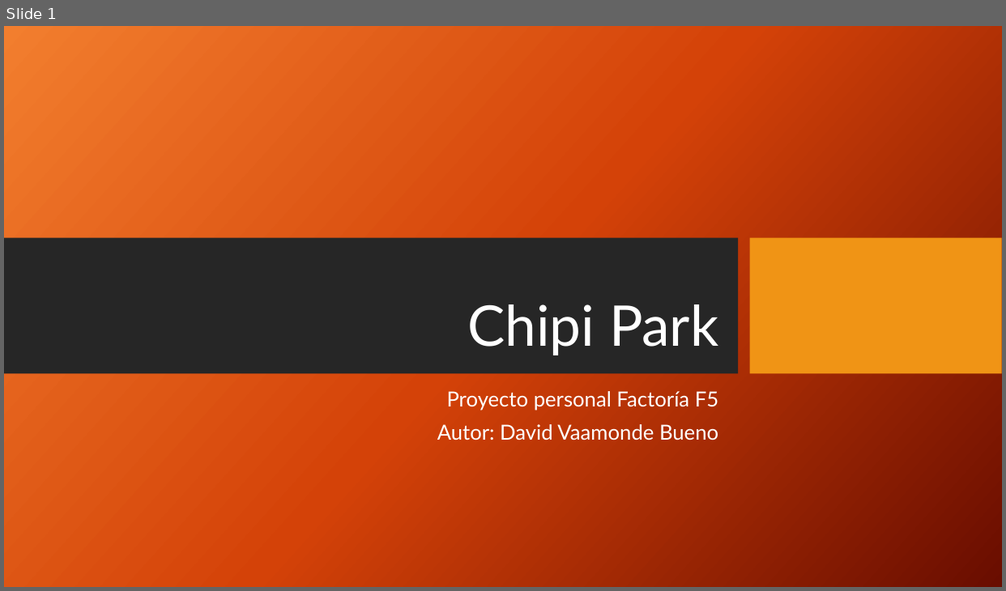
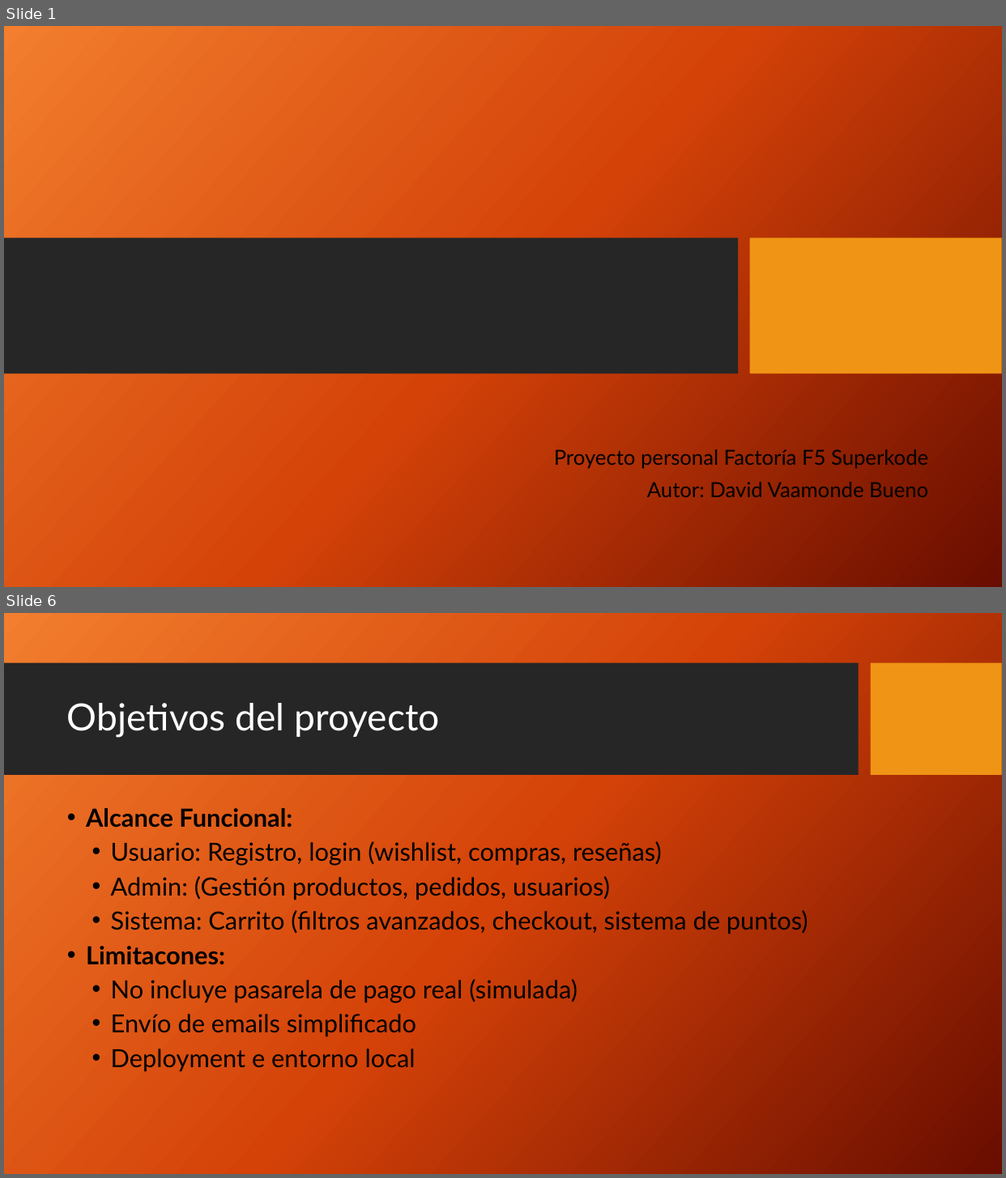
Before and after one commit to DavidLapi/Chipi-Park, a slide deck: Documentation/Chipi Park.pptx. Shown one above the other, each under a label of ours: slide 1 before the commit, slides 1 and 6 after it; the slides between them are not shown. The pictures are 1006x591 and 1006x1178 pixels, drawn with LibreOffice and Linux fonts; fonts in the diff are those of the drawing; background and template pictures are left out. Boxes give left, top, right and bottom in pixels: in the first picture for what was removed or moved away, otherwise in the second. Text is boxed around its words. In the diff, an @@ line names an element or a change of style, - is before the commit and + after.

```diff
--- a/Documentation/Chipi Park.pptx
+++ b/Documentation/Chipi Park.pptx
@@ slide 6 added at [4, 613, 1002, 1174], background picture (left out) @@
@@ rectangle added at [4, 663, 859, 776], fill #262626 @@
@@ rectangle added at [871, 663, 1002, 776], fill #F09415 @@
@@ title added at [67, 703, 439, 738], 36 pt, text #FFFFFF @@
+Objetivos del proyecto
@@ text added at [86, 808, 808, 1072], 24 pt, text #000000 @@
+• Alcance Funcional:
+• Usuario: Registro, login (wishlist, compras, reseñas)
+• Admin: (Gestión productos, pedidos, usuarios)
+• Sistema: Carrito (filtros avanzados, checkout, sistema de puntos)
+• Limitacones:
+• No incluye pasarela de pago real (simulada)
+• Envío de emails simplificado
+• Deployment e entorno local
@@ slide 1 changed as well @@
@@ title removed at [467, 305, 718, 356] @@
-Chipi Park
@@ subtitle "Proyecto personal Factoría F5 Superkode": place and size @@
-subtitle "Proyecto personal Factoría F5 Superkode" at [437, 391, 718, 441]
+subtitle "Proyecto personal Factoría F5 Superkode" at [554, 450, 928, 497]
@@ subtitle at [554, 450, 928, 469]: text changed; text colour #FFFFFF to #000000 @@
-Proyecto personal Factoría F5
+Proyecto personal Factoría F5 Superkode
@@ subtitle at [647, 482, 928, 497]: text colour #FFFFFF to #000000 in "Autor: David Vaamonde Bueno" @@
```
Also in this commit, not shown: 26 other slides added, 1 slide removed, 6 other files.
